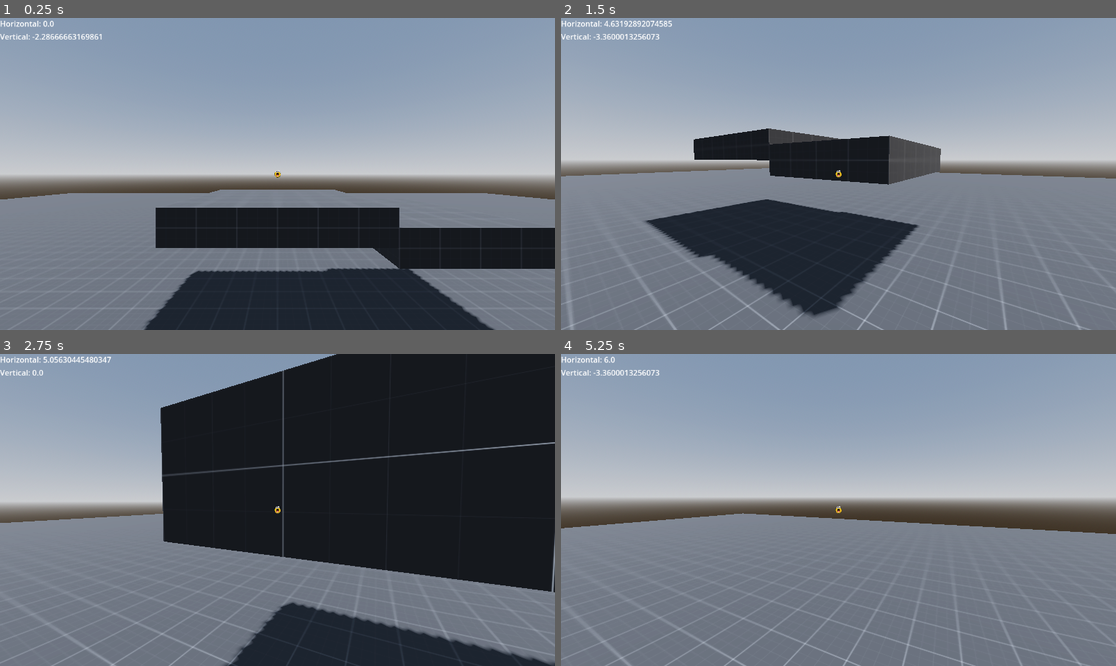
Above: before the commit, frames 1-4 (two rows, left to right).
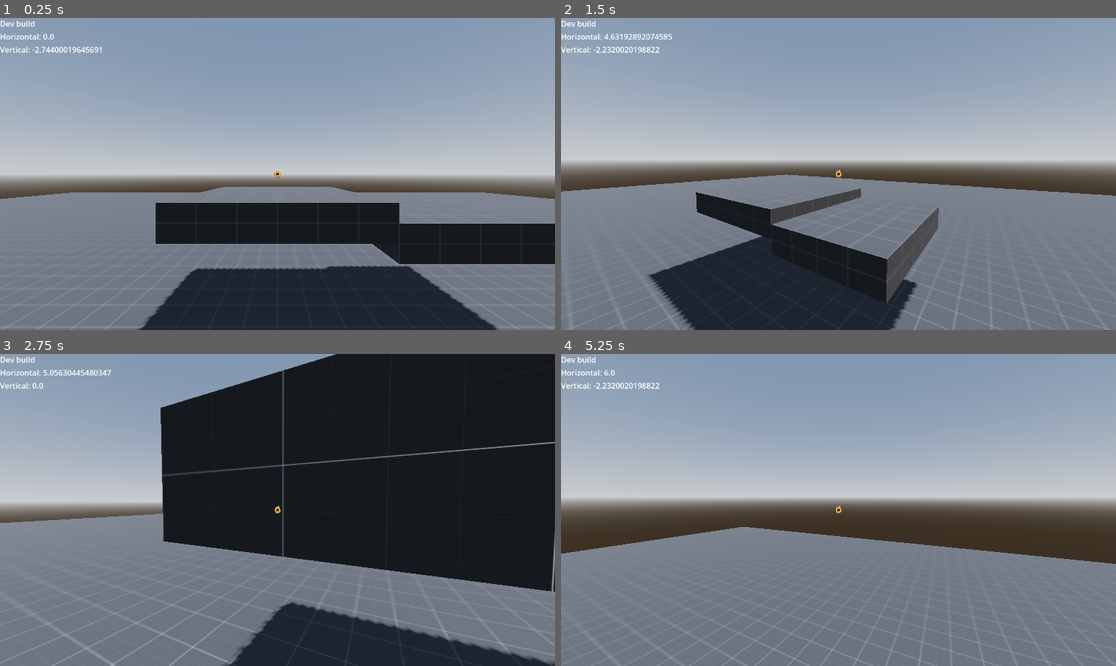
Above: after the commit, the same moments.

Repository: Kollyr552/gracelike
Game: Godot game, scene res://src/world.tscn
Same seed, same stepped clock (60 frames per second), same inputs: the game is played once before the commit and once after it.
Inputs (mouse positions are in pixels of both pictures, inside the frame that each line leads up to):
- Up to frame 1 (0.25 s): no input
- Up to frame 2 (1.5 s): move the mouse to (960, 158) at 0.52 s; hold D (move_right) 0.53-1.28 s; hold Middle mouse button (change_mouse_capture) 0.53-1.28 s; click (960, 158) at 0.67 s; tap Space (move_jump) at 0.77 s; move the mouse to (810, 174) at 1.27 s; hold W (move_forward) from 1.28 s (still down); tap Shift (move_crouch) at 1.35 s
- Up to frame 3 (2.75 s): keep holding W (move_forward); tap Space (move_jump) at 1.52 s; move the mouse to (288, 503) at 2.02 s; hold Right mouse button (move_run) from 2.03 s (still down)
- Up to frame 4 (5.25 s): keep holding W (move_forward); move the mouse to (832, 516) at 2.77 s; release Right mouse button (move_run) at 2.78 s; tap Middle mouse button (change_mouse_capture) at 2.85 s; click (832, 516) at 2.92 s; tap Space (move_jump) at 3.02, 3.77, 4.52 s; move the mouse to (877, 513) at 3.52 s; hold Shift (move_crouch) 3.53-4.28 s; move the mouse to (794, 506) at 4.27 s; right-click (794, 506) at 4.35 s; move the mouse to (844, 510) at 5.02 s; hold Middle mouse button (change_mouse_capture) from 5.03 s (still down); click (844, 510) at 5.17 s

The runs differ from the first frame. In frame 1, 3.7% of the frame differs, in the area x 0-100%, y 0-100%; in frame 2, 22%; in frame 3, 0.7%; in frame 4, 7.7%.

Commit message:
small changes

Diff:
--- a/src/player.gd
+++ b/src/player.gd
@@ -21,6 +21,7 @@
 @export_range(0.0, 1.0) var slide_turn_speed: float = 0.7
 
 @export var jump_velocity: float = 3.5
+@export var gravity_mult: float = 1.2
 
 @export_category("Camera")
 @export var mouse_sensitivity: float = 2.0
@@ -105,7 +106,7 @@
 
 func gravity(d_t :float) -> void:
 	if not is_on_floor():
-		velocity += get_gravity() * d_t
+		velocity += get_gravity() * gravity_mult * d_t
 
 func set_move_direction() -> Vector3:
 	var input_dir := Input.get_vector("move_left", "move_right", "move_forward", "move_backward")
@@ -186,7 +187,8 @@
 		h_vel = h_vel.slerp(direction*h_vel.length(), 1 - pow(1-slide_turn_speed, d_t))
 
 	## Friction
-	h_vel = h_vel.lerp(Vector3.ZERO, 1 - pow(1-slide_friction,d_t))
+	surface_normal.y = 0.0
+	h_vel = h_vel.lerp(surface_normal*max_speed*10, 1 - pow(1-slide_friction,d_t))
 
 	velocity.x = h_vel.x
 	velocity.z = h_vel.z
--- a/src/player.tscn
+++ b/src/player.tscn
@@ -12,7 +12,10 @@
 
 [node name="Player" type="CharacterBody3D"]
 collision_layer = 2
+floor_snap_length = 1.0
 script = ExtResource("1_lowyb")
+slide_friction = 0.15
+jump_velocity = 6.0
 crouch_camera_height = 0.6
 default_camera_height = 1.6
 camera_crouch_speed = 12.0
@@ -36,6 +39,10 @@
 [node name="VBoxContainer" type="VBoxContainer" parent="CanvasLayer"]
 offset_right = 40.0
 offset_bottom = 40.0
+
+[node name="DevBuild" type="Label" parent="CanvasLayer/VBoxContainer"]
+layout_mode = 2
+text = "Dev build"
 
 [node name="HSpeedLabel" type="Label" parent="CanvasLayer/VBoxContainer"]
 unique_name_in_owner = true
--- a/src/world.tscn
+++ b/src/world.tscn
@@ -43,10 +43,17 @@
 
 [sub_resource type="PrismMesh" id="PrismMesh_0qwtu"]
 left_to_right = 0.0
-size = Vector3(48, 12, 15)
+size = Vector3(240, 60, 15)
 
 [sub_resource type="ConvexPolygonShape3D" id="ConvexPolygonShape3D_jvefd"]
-points = PackedVector3Array(-24, -6, -7.5, -24, 6, -7.5, 24, -6, -7.5, -24, -6, 7.5, -24, 6, 7.5, 24, -6, 7.5)
+points = PackedVector3Array(-120, 30, 7.5, 120, -30, 7.5, -120, 30, -7.5, -120, -30, 7.5, 120, -30, -7.5, -120, -30, -7.5)
+
+[sub_resource type="PrismMesh" id="PrismMesh_53egh"]
+left_to_right = 0.0
+size = Vector3(240, 120, 15)
+
+[sub_resource type="ConvexPolygonShape3D" id="ConvexPolygonShape3D_dotkg"]
+points = PackedVector3Array(-120, 60, 7.5, 120, -60, 7.5, -120, 60, -7.5, -120, -60, 7.5, 120, -60, -7.5, -120, -60, -7.5)
 
 [node name="World" type="Node3D"]
 script = ExtResource("1_0qwtu")
@@ -101,7 +108,7 @@
 shape = SubResource("ConvexPolygonShape3D_usxdn")
 
 [node name="Ramp" type="MeshInstance3D" parent="Geometry"]
-transform = Transform3D(-4.37114e-08, 0, 1, 0, 1, 0, -1, 0, -4.37114e-08, 10.5, 6, 31)
+transform = Transform3D(-4.37114e-08, 0, 1, 0, 1, 0, -1, 0, -4.37114e-08, 16.2, 30, 143.1)
 material_override = ExtResource("1_tp5op")
 mesh = SubResource("PrismMesh_0qwtu")
 
@@ -110,5 +117,15 @@
 [node name="CollisionShape3D" type="CollisionShape3D" parent="Geometry/Ramp/StaticBody3D"]
 shape = SubResource("ConvexPolygonShape3D_jvefd")
 
+[node name="Ramp2" type="MeshInstance3D" parent="Geometry"]
+transform = Transform3D(-4.37114e-08, 0, 1, 0, 1, 0, -1, 0, -4.37114e-08, 1.3, 60, 143.1)
+material_override = ExtResource("1_tp5op")
+mesh = SubResource("PrismMesh_53egh")
+
+[node name="StaticBody3D" type="StaticBody3D" parent="Geometry/Ramp2"]
+
+[node name="CollisionShape3D" type="CollisionShape3D" parent="Geometry/Ramp2/StaticBody3D"]
+shape = SubResource("ConvexPolygonShape3D_dotkg")
+
 [node name="Player" parent="." instance=ExtResource("2_xlegt")]
 transform = Transform3D(1, 0, 0, 0, 1, 0, 0, 0, 1, 0, 1, 0)
Not shown: 1 places in src/world.tscn that only renumber resources
